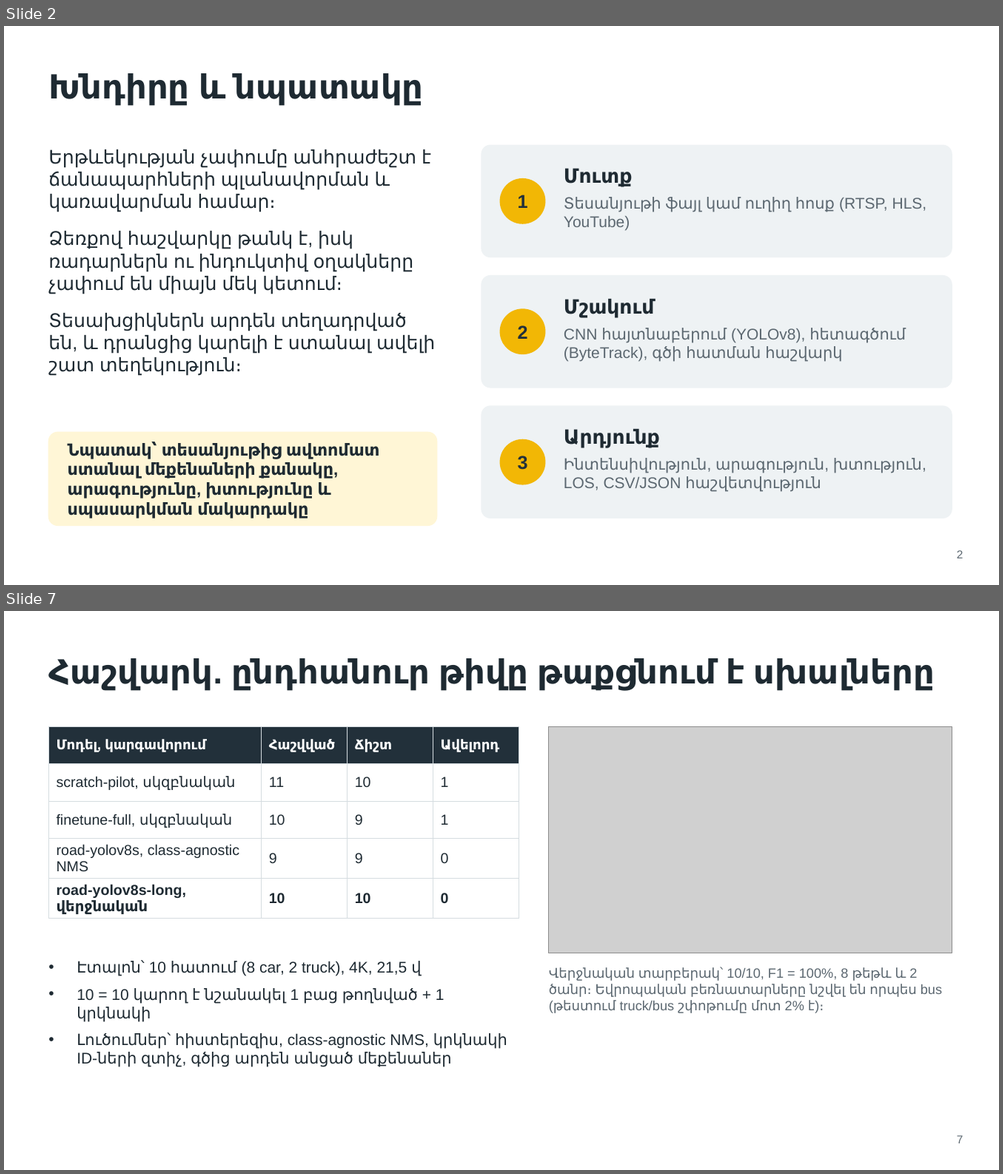
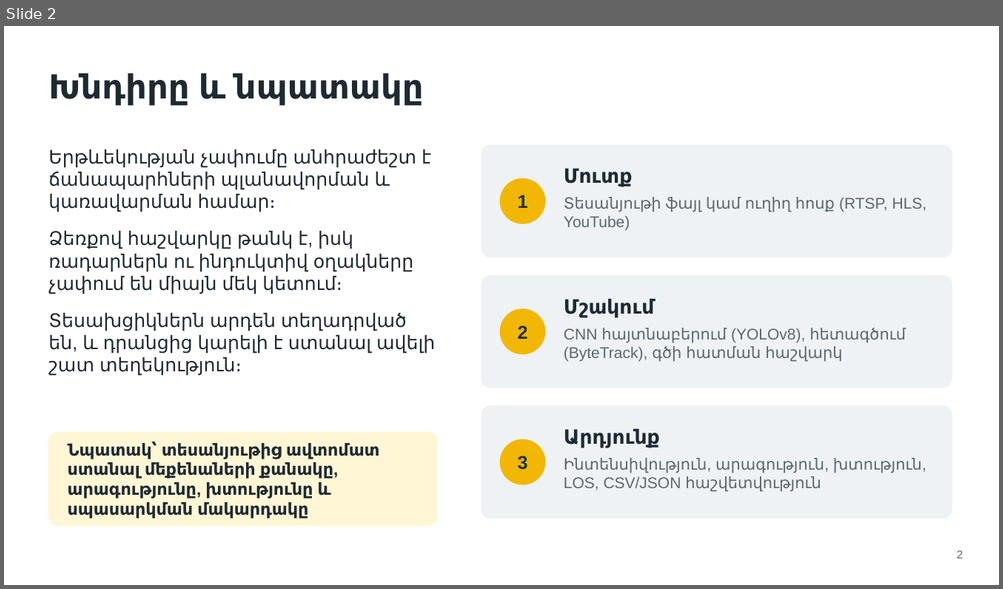
Before and after one commit to marrr862/traffic-cnn, a slide deck: thesis/presentation/DEFENSE.pptx. Shown one above the other, each under a label of ours: slides 2 and 7 before the commit, slide 2 after it; the slides between them are not shown. The pictures are 1003x1174 and 1003x589 pixels, drawn with LibreOffice and Linux fonts; fonts in the diff are those of the drawing; grey boxes stand for pictures. Boxes give left, top, right and bottom in pixels: in the first picture for what was removed or moved away, otherwise in the second. Text is boxed around its words. In the diff, an @@ line names an element or a change of style, - is before the commit and + after.

```diff
--- a/thesis/presentation/DEFENSE.pptx
+++ b/thesis/presentation/DEFENSE.pptx
@@ slide 7 removed at bbox=[4, 611, 999, 1170], background #FFFFFF @@
@@ title removed at bbox=[48, 658, 934, 691] @@
-Հաշվարկ. ընդհանուր թիվը թաքցնում է սխալները
@@ table removed at bbox=[48, 726, 519, 917], 5 rows, 4 columns @@
-Մոդել, կարգավորում | Հաշվված | Ճիշտ | Ավելորդ
-scratch-pilot, սկզբնական | 11 | 10 | 1
-finetune-full, սկզբնական | 10 | 9 | 1
-road-yolov8s, class-agnostic NMS | 9 | 9 | 0
-road-yolov8s-long, վերջնական | 10 | 10 | 0
@@ picture removed at bbox=[549, 726, 951, 954] @@
@@ text removed at bbox=[77, 960, 507, 1068] @@
-• Էտալոն՝ 10 հատում (8 car, 2 truck), 4K, 21,5 վ
-• 10 = 10 կարող է նշանակել 1 բաց թողնված + 1 կրկնակի
-• Լուծումներ՝ հիստերեզիս, class-agnostic NMS, կրկնակի ID-ների զտիչ, գծից արդեն անցած մեքենաներ
@@ text removed at bbox=[549, 968, 942, 1014] @@
-Վերջնական տարբերակ՝ 10/10, F1 = 100%, 8 թեթև և 2 ծանր։ Եվրոպական բեռնատարները նշվել են որպես bus (թեստում truck/bus շփոթումը մոտ 2% է)։
@@ page number removed at bbox=[956, 1136, 963, 1144] @@
-7
```
Also in this commit, not shown: 6 slides changed, 8 slides added, 3 other slides removed, 15 other files.
